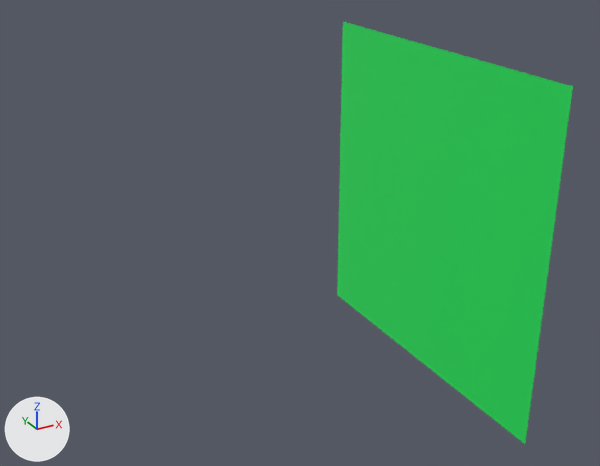
An edit to the glTF model LumiRender/res/test_scenes/output/meshes/Plane.004.gltf, drawn before and after from the same camera.
One viewpoint serves both versions: a 50 mm camera at (-1.89, -3.68, 2.91) aimed at (0.12, -0.02, 1.08). Arrows for +X, +Y and +Z are at lower left; the lights stay in place.
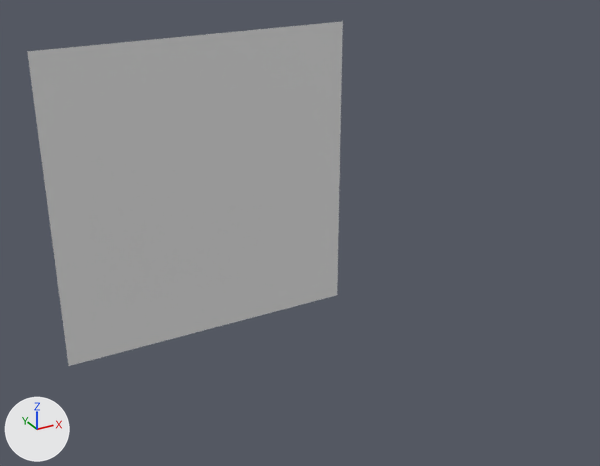
Location of each change, [x1, y1, x2, y2] in pixels of the pictures (600 x 466 px):
'Plane.004', recoloured, moved, turned
    before: [337, 22, 573, 444]
    after: [27, 21, 343, 366]

What the commit changed:
me_plane_005 has 4 vertices, 2 faces and spans x -1.0..1.0, y -1.0..1.0, z 0.0.
me_plane_005 no longer uses material mat_matte_green (green #25e75e).
Object 'Plane.004' (ob_plane_004) moves from (1.0, 0.0, 1.0) to (0.0, 1.0, 1.0).
Object 'Plane.004' (ob_plane_004) turns from (0, 90, 0) to (90, 0, 0) degrees about x, y and z.
